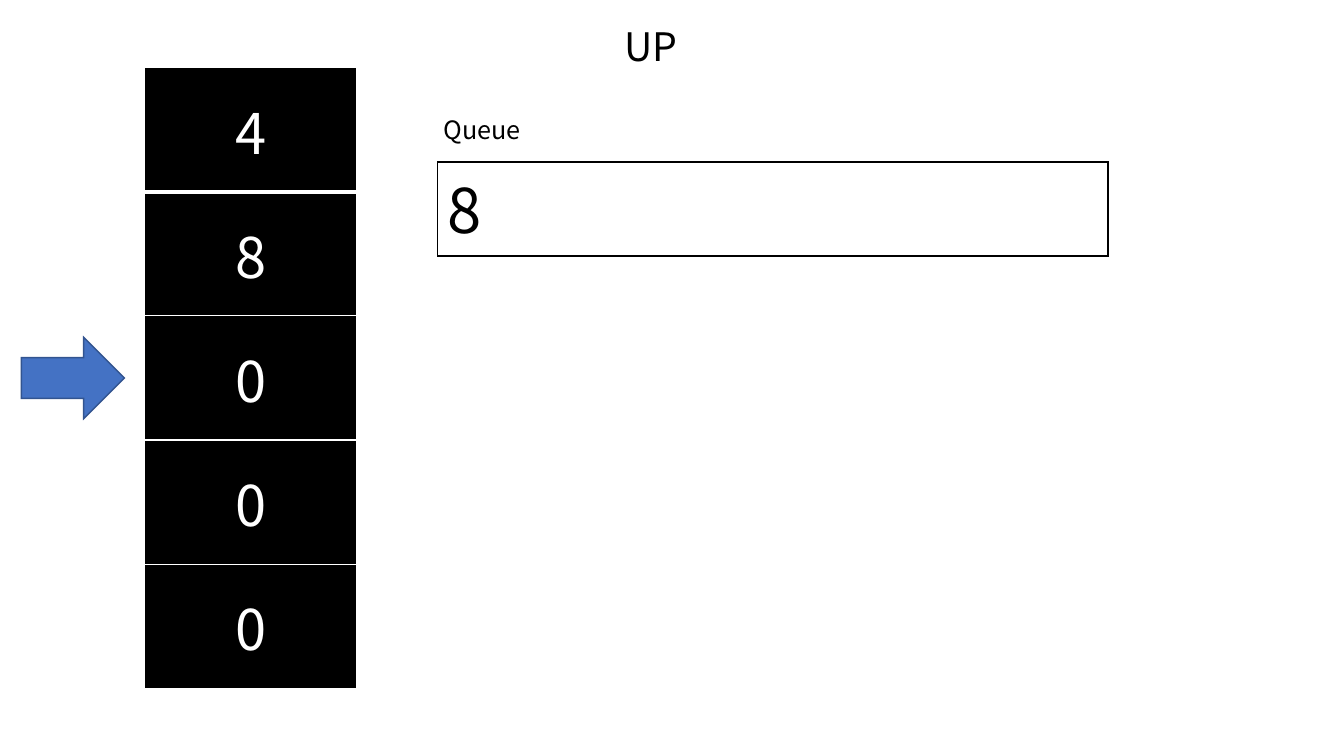
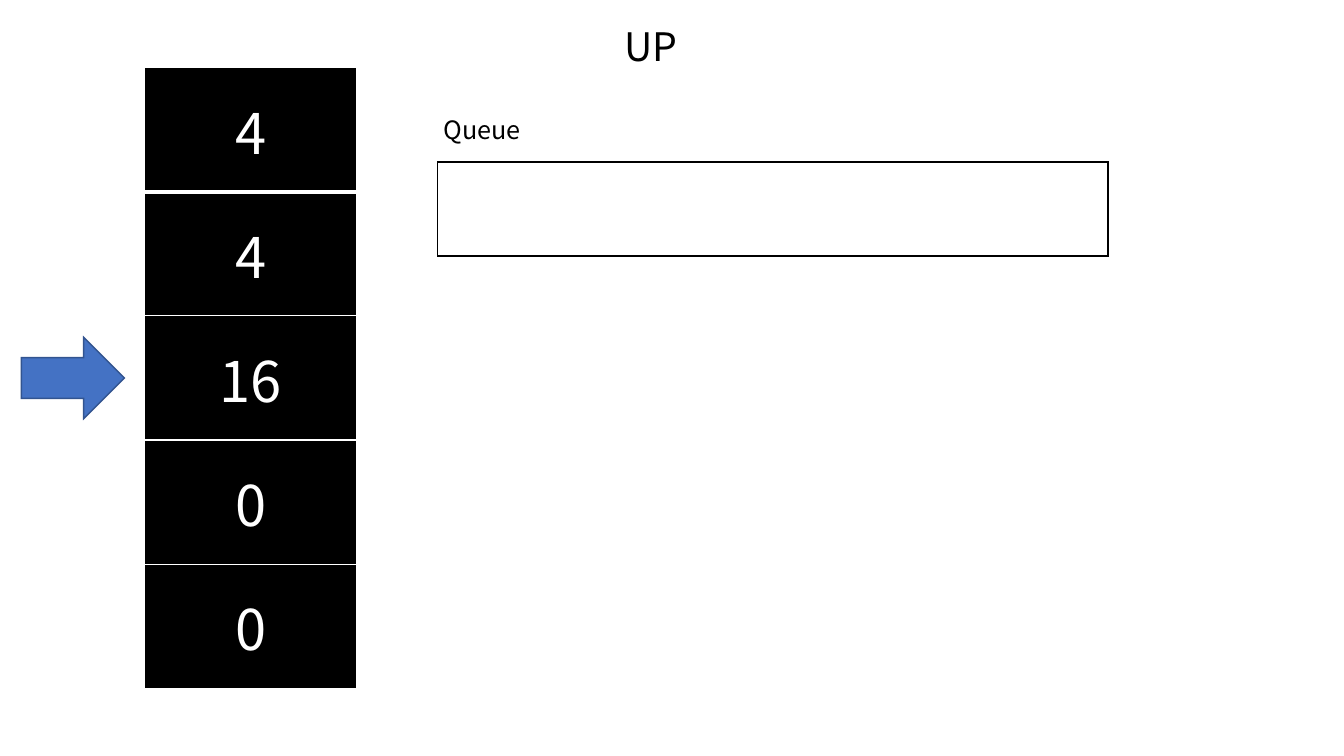
Before and after one commit to kalgory/210119_2048_CWY, a slide deck: slide 14 of 2048.pptx. Drawn at 1344x756 pixels with LibreOffice and Linux fonts; fonts in the diff are those of the drawing. Boxes give left, top, right and bottom in pixels: in the first picture for what was removed or moved away, otherwise in the second. Text is boxed around its words. In the diff, an @@ line names an element or a change of style, - is before the commit and + after.

```diff
--- a/2048.pptx
+++ b/2048.pptx
@@ table at (144,68,357,689) @@
-row 2: 8
+row 2: 4
+row 3: 16
-row 5: 0
@@ text in rectangle at (447,187,481,234): text removed @@
-8
```
Also in this commit, not shown: 6 other slides changed, 1 slide added, 1 slide removed.
